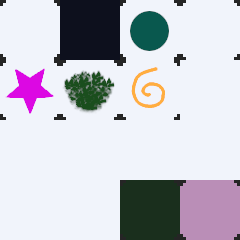
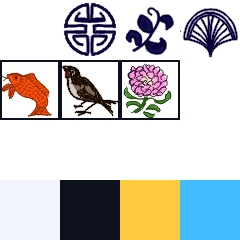
Layer changes from the first w=240, h=240 image to the second:
added layer "borders for specials" above "borders" over [0, 60, 180, 120]
painted on "Tile.png" over [0, 0, 240, 240]
added layer "chrysanthemumoutline" above "fishoutline" over [123, 63, 172, 118]
added layer "fishoutline" above "birdoutline" over [1, 72, 52, 117]
added layer "birdoutline" above "circlemark" over [61, 64, 120, 117]
added layer "circlemark" above "bgcolors" over [63, 2, 238, 58]
added layer "bgcolors" over [1, 15, 173, 119]
